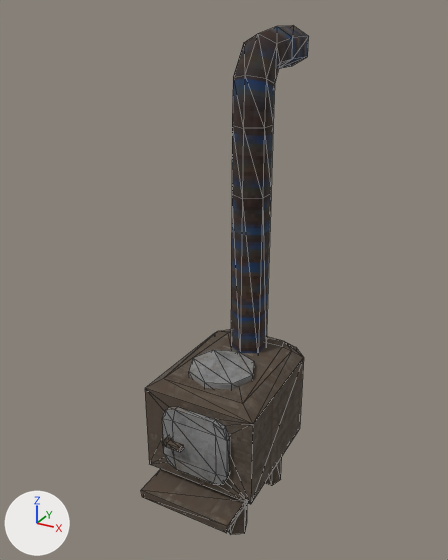
What one commit did to the glTF model assets/meshes/MaroKit/Furace.gltf.
Before and after are seen from a camera (50 mm lens) standing at (1.27, -2.38, 2.47) and looking at (-0.07, 0.06, 1.25). Arrows for +X, +Y and +Z are at lower left; the lights stay in place. Mesh edges are drawn as thin lines. Where no turn or scale is listed for an object, it has been applied to the vertices. Vertices at the same position are counted once.

Names of what the first picture shows: 'FuraceBase', 'FuraceDoor'.
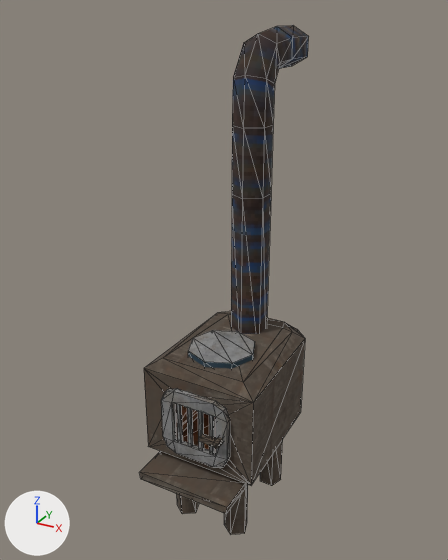
Pixel boxes (x1, y1, x2, y2) of what changed, in the pictures (448 x 560 px; the box of a moved part takes in the faces that stretch with it):
'FuraceBase', reshaped: before (141, 25, 309, 534); after (139, 25, 309, 534)
'FuraceDoor', deleted: before (162, 407, 230, 484)
'FuraceDoor-convcol', added: after (161, 389, 230, 467)
part 1 of me_cylinder_001, moved or reshaped: before (189, 350, 254, 389); after (188, 330, 255, 369)
part 2 of me_cylinder_001, moved or reshaped: before (141, 329, 304, 533); after (139, 311, 305, 514)
part 3 of me_cylinder_001, moved or reshaped: before (228, 457, 282, 534); after (177, 439, 283, 534)

The change, as a diff of the scene's bpy script:
```diff
--- a/assets/meshes/MaroKit/Furace.gltf.py
+++ b/assets/meshes/MaroKit/Furace.gltf.py
@@ me_cylinder_001 @@
 me_cylinder_001.from_pydata(...)  # 152 vertices, 238 faces; spans x -0.29..0.29, y -0.48..0.62, z 0.0..2.39
 # used by ob_furacebase; location = (0.0, 0.0, 0.0)
+# me_cylinder_001 part 1: the loose piece of 16 vertices spanning x -0.17..0.17, y -0.26..0.07, z 0.75..0.86 is moved by (0.0, 0.0, 0.11)
+# me_cylinder_001 part 2: the loose piece of 54 vertices spanning x -0.29..0.29, y -0.48..0.38, z 0.25..0.83 is moved by (0.0, 0.0, 0.11)
+# me_cylinder_001 part 3: all 20 vertices in x -0.21..0.21, y -0.27..0.27, z 0.25 are moved by (0.0, 0.0, 0.11)
 me_cylinder_001.materials.append(mat_sd)
@@ me_cube_012_1 @@
+me_cube_012_1.from_pydata(...)  # 80 vertices, 122 faces; spans x 0.0..0.356, y -0.068..0.0, z -0.178..0.178
+me_cube_012_1.materials.append(mat_sd)  # picture img_testureatlas1
@@ ob_furacedoor @@
-ob_furacedoor = bpy.data.objects.new('FuraceDoor', me_cube_012)
-ob_furacedoor.location = (0.178, -0.337, 0.563)
@@ ob_furacedoor_convcol @@
+ob_furacedoor_convcol = bpy.data.objects.new('FuraceDoor-convcol', me_cube_012_1)
+ob_furacedoor_convcol.location = (-0.178, -0.337, 0.665)
```
